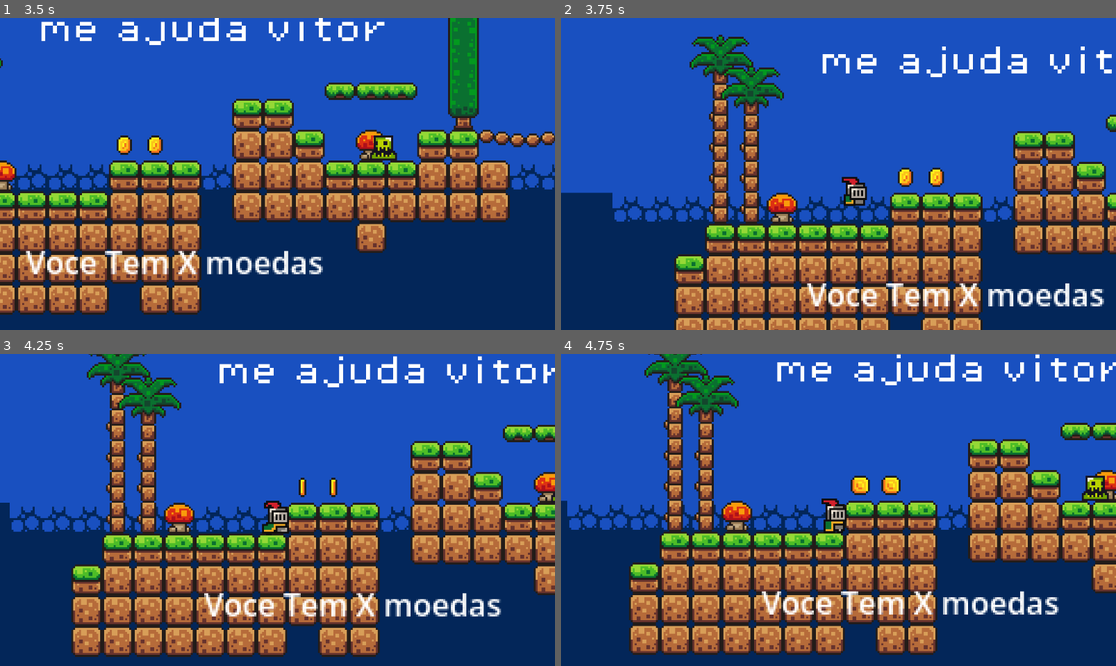
Above: before the commit, frames 1-4 (two rows, left to right).
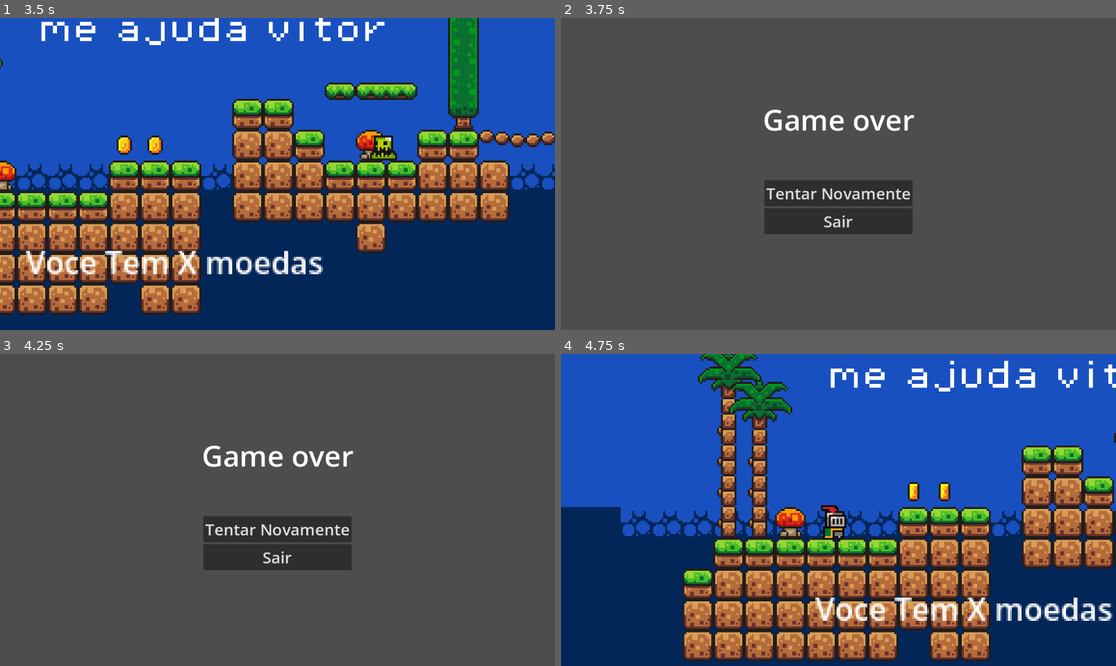
Above: after the commit, the same moments.

Repository: Marcelo-Manzo/primeiro-jogo
Game: Godot game, scene res://scenes/game.tscn
Two runs of this game, one before a commit and one after it. Both use one fixed random seed, a clock stepped at 60 frames per second and the inputs below.
Inputs (mouse positions are in pixels of both pictures, inside the frame that each line leads up to):
- Up to frame 1 (3.5 s): tap Enter (ui_accept) at 0.5 s; hold D (direita) 0.53-2.03 s; tap Shift (dash) every 0.75 s from 0.6 to 2.85 s; tap W (pular) at 0.77, 1.52, 3.02 s; hold A (esquerda) 2.03-2.78 s; hold D (direita) from 2.78 s (still down)
- Up to frame 2 (3.75 s): keep holding D (direita); tap Shift (dash) at 3.6 s
- Up to frame 3 (4.25 s): keep holding D (direita); tap W (pular) at 3.77 s
- Up to frame 4 (4.75 s): release D (direita) at 4.25 s; click (838, 528) at 4.25 s, where only the run after the commit has a clickable "Tentar Novamente"

Frame 1 is identical in both runs. In frame 2, 100% of the frame differs, in the area x 0-100%, y 0-100%; in frame 3, 99%; in frame 4, 48%.
Error in both runs: Attempt to call function 'add_point' in base 'null instance' on a null instance. (res://scripts/moeda.gd:7)

Commit message:
feat: tela de game over

Diff:
--- /dev/null
+++ b/scenes/game_over.tscn
@@ -0,0 +1,74 @@
+[gd_scene format=3 uid="uid://dcini1eco06uh"]
+
+[sub_resource type="Theme" id="Theme_0nqlu"]
+default_font_size = 60
+
+[sub_resource type="GDScript" id="GDScript_xeevv"]
+script/source = "extends Button
+
+
+func _on_pressed() -> void:
+	get_tree().change_scene_to_file(\"res://scenes/game.tscn\")
+"
+
+[sub_resource type="GDScript" id="GDScript_0nqlu"]
+script/source = "extends Button
+
+
+func _on_pressed() -> void:
+	get_tree().quit(0)
+"
+
+[node name="GameOver" type="Control" unique_id=788936068]
+layout_mode = 3
+anchors_preset = 15
+anchor_right = 1.0
+anchor_bottom = 1.0
+grow_horizontal = 2
+grow_vertical = 2
+size_flags_horizontal = 4
+
+[node name="LabelGameOver" type="Label" parent="." unique_id=1424885299]
+layout_mode = 1
+anchors_preset = 8
+anchor_left = 0.5
+anchor_top = 0.5
+anchor_right = 0.5
+anchor_bottom = 0.5
+offset_left = -157.5
+offset_top = -155.0
+offset_right = 157.5
+offset_bottom = -72.0
+grow_horizontal = 2
+grow_vertical = 2
+theme = SubResource("Theme_0nqlu")
+text = "Game over"
+
+[node name="VBoxContainer" type="VBoxContainer" parent="." unique_id=1106538130]
+layout_mode = 1
+anchors_preset = 8
+anchor_left = 0.5
+anchor_top = 0.5
+anchor_right = 0.5
+anchor_bottom = 0.5
+offset_left = -154.0
+offset_top = 13.0
+offset_right = 154.0
+offset_bottom = 125.0
+grow_horizontal = 2
+grow_vertical = 2
+
+[node name="BtnTryAgain" type="Button" parent="VBoxContainer" unique_id=709860112]
+layout_mode = 2
+theme_override_font_sizes/font_size = 33
+text = "Tentar Novamente"
+script = SubResource("GDScript_xeevv")
+
+[node name="BntQuit" type="Button" parent="VBoxContainer" unique_id=379311809]
+layout_mode = 2
+theme_override_font_sizes/font_size = 33
+text = "Sair"
+script = SubResource("GDScript_0nqlu")
+
+[connection signal="pressed" from="VBoxContainer/BtnTryAgain" to="VBoxContainer/BtnTryAgain" method="_on_pressed"]
+[connection signal="pressed" from="VBoxContainer/BntQuit" to="VBoxContainer/BntQuit" method="_on_pressed"]
--- a/scripts/kill_zone.gd
+++ b/scripts/kill_zone.gd
@@ -11,4 +11,4 @@
 
 func _on_timer_timeout() -> void:
 	Engine.time_scale = 1
-	get_tree().reload_current_scene()
+	get_tree().change_scene_to_file("res://scenes/game_over.tscn")
